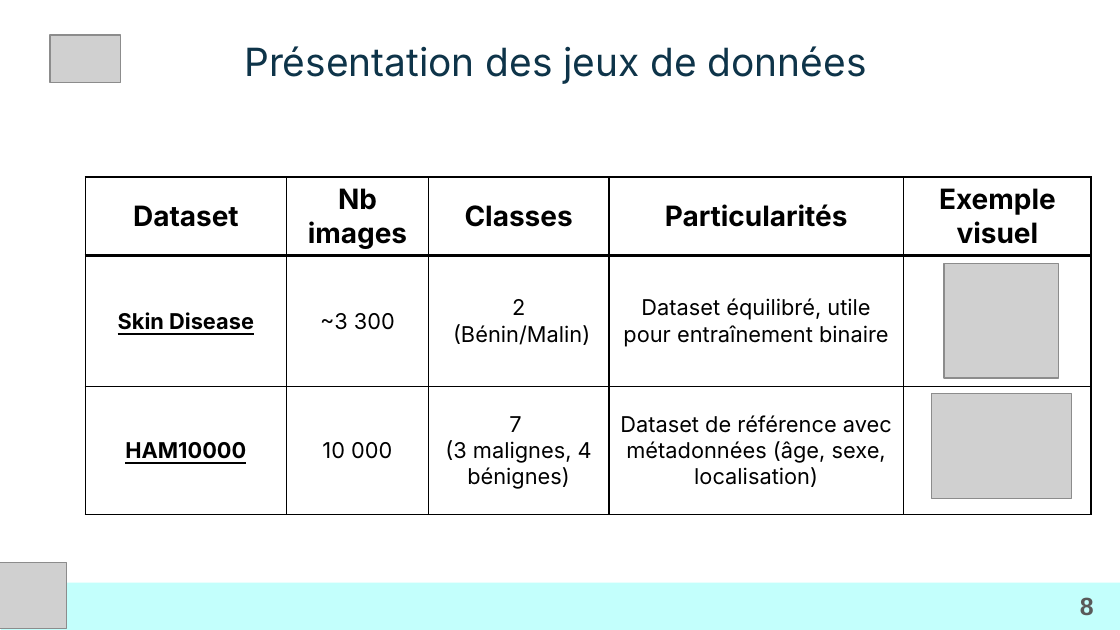
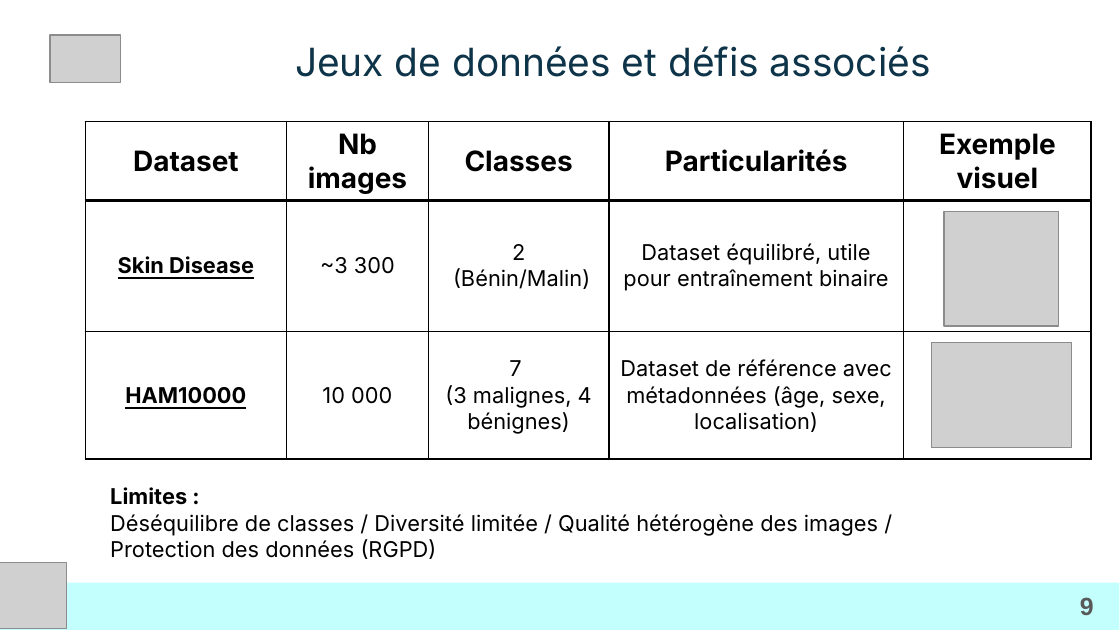
Before and after one commit to LoicV17/LoicValentini_Jedha_Certifications, a slide deck: slide 9 of CDSD_Concepteur_Developpeur_Sciences_Donnees/Presentations_certification/ppt_versions/Bloc6_CDSD_Loic_Valentini.pptx (slide 8 before the commit). Drawn at 1120x630 pixels with LibreOffice and Linux fonts; fonts in the diff are those of the drawing; grey boxes stand for pictures; background and template pictures are left out. Boxes give left, top, right and bottom in pixels: in the first picture for what was removed or moved away, otherwise in the second. Text is boxed around its words. In the diff, an @@ line names an element or a change of style, - is before the commit and + after.

```diff
--- a/CDSD_Concepteur_Developpeur_Sciences_Donnees/Presentations_certification/ppt_versions/Bloc6_CDSD_Loic_Valentini.pptx
+++ b/CDSD_Concepteur_Developpeur_Sciences_Donnees/Presentations_certification/ppt_versions/Bloc6_CDSD_Loic_Valentini.pptx
@@ title at (295,46,931,77): text changed @@
-Présentation des jeux de données
+Jeux de données et défis associés
@@ table: place and size @@
-table at (85,177,1091,514)
+table at (85,122,1091,459)
@@ picture: place and size @@
-picture at (944,263,1058,377)
+picture at (944,212,1058,326)
@@ picture: place and size @@
-picture at (931,393,1071,498)
+picture at (931,343,1071,448)
@@ text added at (110,487,878,559), 14 pt, text #000000 @@
+Limites :
+Déséquilibre de classes / Diversité limitée / Qualité hétérogène des images /
+Protection des données (RGPD)
@@ page number at (1080,597,1094,615): text changed @@
-8
+9
```
Also in this commit, not shown: 1 other slide changed, 6 slides added, 7 slides removed, 16 other files.
